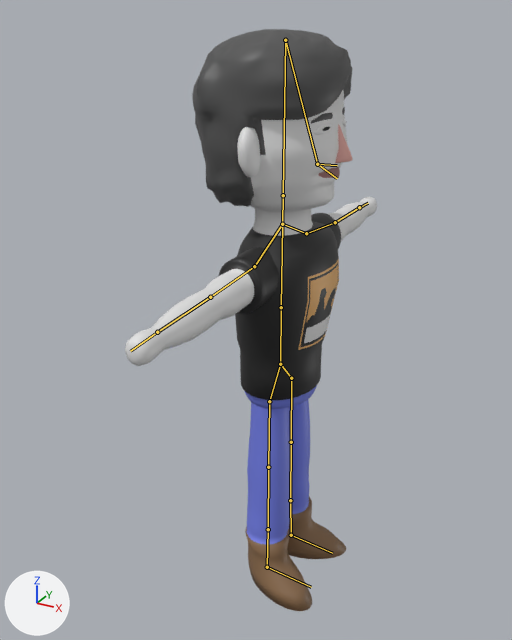
Two versions of the Blender file TresFabulasGeniales/Assets/Modelos/Personajes/Aythami/Aythami.blend, one commit apart.
Before and after are seen from a 50 mm lens placed at (6.92, -13.11, 2.96), pointed at (-0.08, -0.38, -3.4). The axes (+X, +Y, +Z) are drawn at lower left. The lights are the same throughout. The bones that bend it are drawn over the model as lines.
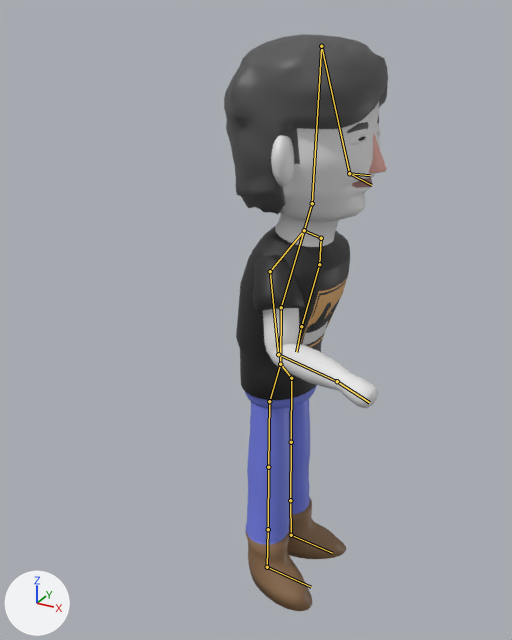
The newer file adds an action. The first version stands in its rest pose; the second is drawn at frame 12 of the action 'ArmatureAction'.

The change, as JSON lines over the scene's bpy script:
```json
{"block": "bone_bone_001", "where": "bone_bone_001 = bpy.data.objects['Armature'].pose.bones['Bone.001']  # child of 'Bone'"}
{"op": "set", "path": "bone_bone_001.rotation_quaternion", "old": "(1.0, 0.0, 0.0, 0.0)", "new": "(0.991, 0.0, 0.0, -0.134)", "note": "degrees (0, 0, 0) -> degrees (0, 0, -15)"}
{"block": "bone_bone_003", "where": "bone_bone_003 = bpy.data.objects['Armature'].pose.bones['Bone.003']  # child of 'Bone.002'"}
{"op": "set", "path": "bone_bone_003.rotation_quaternion", "old": "(1.0, 0.0, 0.0, 0.0)", "new": "(0.993, 0.0, 0.0, 0.12)", "note": "degrees (0, 0, 0) -> degrees (0, 0, 14)"}
{"block": "bone_bone_008", "where": "bone_bone_008 = bpy.data.objects['Armature'].pose.bones['Bone.008']  # child of 'Bone.007'"}
{"op": "set", "path": "bone_bone_008.rotation_quaternion", "old": "(1.0, 0.0, 0.0, 0.0)", "new": "(0.939, -0.339, 0.023, 0.062)", "note": "degrees (0, 0, 0) -> degrees (-39, 5, 6)"}
{"block": "bone_bone_009", "where": "bone_bone_009 = bpy.data.objects['Armature'].pose.bones['Bone.009']  # child of 'Bone.008'"}
{"op": "set", "path": "bone_bone_009.rotation_quaternion", "old": "(1.0, 0.0, 0.0, 0.0)", "new": "(0.679, -0.725, -0.096, -0.072)", "note": "degrees (0, 0, 0) -> degrees (-94, -14, 2)"}
{"block": "bone_bone_010", "where": "bone_bone_010 = bpy.data.objects['Armature'].pose.bones['Bone.010']  # child of 'Bone.009'"}
{"op": "set", "path": "bone_bone_010.rotation_quaternion", "old": "(1.0, 0.0, 0.0, 0.0)", "new": "(0.975, 0.213, 0.053, -0.024)", "note": "degrees (0, 0, 0) -> degrees (25, 6, -1)"}
{"block": "bone_bone_012", "where": "bone_bone_012 = bpy.data.objects['Armature'].pose.bones['Bone.012']  # child of 'Bone.011'"}
{"op": "set", "path": "bone_bone_012.rotation_quaternion", "old": "(1.0, 0.0, 0.0, 0.0)", "new": "(0.786, 0.544, 0.248, -0.156)", "note": "degrees (0, 0, 0) -> degrees (70, 34, 2)"}
{"block": "bone_bone_013", "where": "bone_bone_013 = bpy.data.objects['Armature'].pose.bones['Bone.013']  # child of 'Bone.012'"}
{"op": "set", "path": "bone_bone_013.rotation_quaternion", "old": "(1.0, 0.0, 0.0, 0.0)", "new": "(0.818, -0.149, -0.01, -0.555)", "note": "degrees (0, 0, 0) -> degrees (-14, -10, -67)"}
{"block": "bone_bone_014", "where": "bone_bone_014 = bpy.data.objects['Armature'].pose.bones['Bone.014']  # child of 'Bone.013'"}
{"op": "set", "path": "bone_bone_014.rotation_quaternion", "old": "(1.0, 0.0, 0.0, 0.0)", "new": "(0.983, 0.156, 0.03, 0.093)", "note": "degrees (0, 0, 0) -> degrees (18, 2, 11)"}
```

Changed parts and their boxes [x1, y1, x2, y2] in the pictures (512 x 640 px):
```json
{"object": "Cylinder.006", "change": "posed", "before": [125, 29, 377, 611], "after": [224, 34, 388, 611], "on screen": "35% narrower"}
{"bone": "Bone.001", "before": "(281, 307) to (282, 224)", "after": "(281, 307) to (304, 230)"}
{"bone": "Bone.003", "before": "(283, 195) to (285, 40)", "after": "(312, 203) to (321, 46)"}
{"bone": "Bone.008", "before": "(306, 233) to (335, 222)", "after": "(321, 238) to (319, 264)"}
{"bone": "Bone.009", "before": "(335, 222) to (359, 207)", "after": "(319, 264) to (301, 326)"}
{"bone": "Bone.010", "before": "(359, 207) to (368, 203)", "after": "(301, 326) to (296, 352)"}
{"bone": "Bone.012", "before": "(254, 266) to (210, 297)", "after": "(270, 271) to (278, 354)"}
{"bone": "Bone.013", "before": "(210, 297) to (157, 332)", "after": "(278, 354) to (337, 381)"}
{"bone": "Bone.014", "before": "(157, 332) to (130, 351)", "after": "(337, 381) to (369, 402)"}
```
